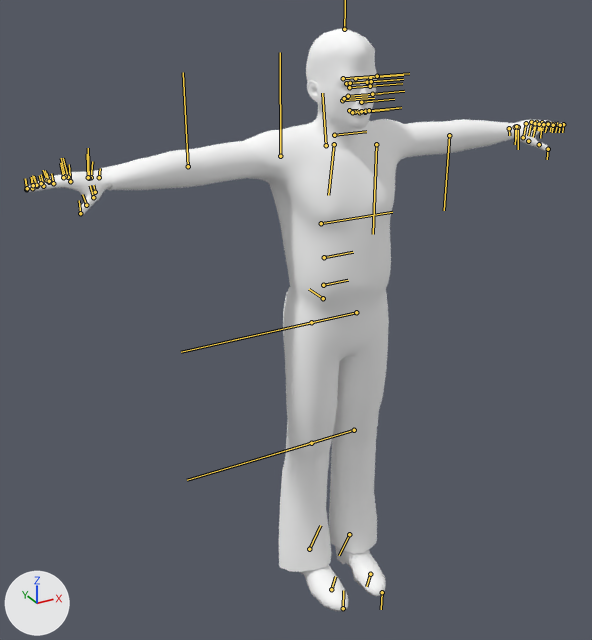
Two versions of the Blender file Trunk/Assets/Animations/Posing.blend, one commit apart.
Before and after are seen from a 50 mm camera at (-1.269, -2.091, 2.038) aimed at (-0.113, 0.01, 0.987). Arrows for +X, +Y and +Z are at lower left; the lights stay in place. The bones that bend it are drawn over the model as lines.

Names of what the first picture shows: 'H_DDS_MidRes'.
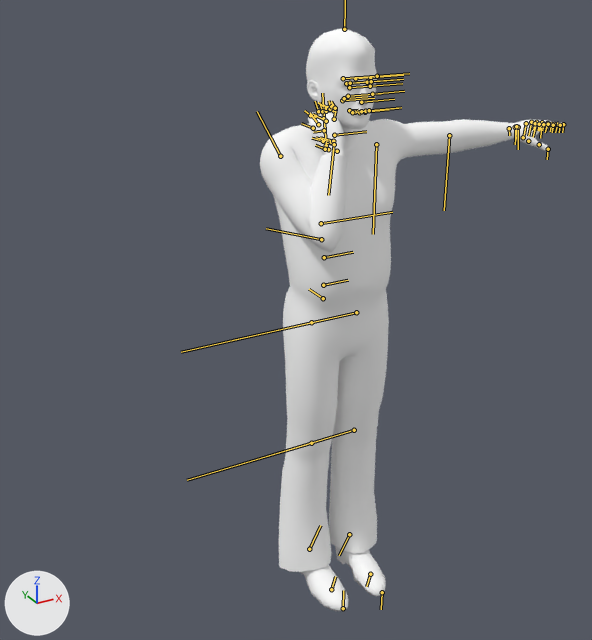
The newer file adds an action. The first version stands in its rest pose; the second is drawn at frame 20 of the action 'touchthroat'.

Where the change shows, as pixel boxes [x1, y1, x2, y2] in the pictures (592 x 640 px):
```json
{"object": "H_DDS_MidRes", "change": "posed", "before": [27, 29, 565, 611], "after": [260, 29, 565, 611], "on screen": "43% narrower"}
{"bone": "RightArm", "before": "(280, 156) to (280, 52)", "after": "(280, 156) to (257, 111)"}
{"bone": "RightForeArm", "before": "(188, 166) to (183, 72)", "after": "(321, 239) to (266, 228)"}
{"bone": "RightHand", "before": "(99, 177) to (100, 168)", "after": "(337, 151) to (332, 150)"}
{"bone": "RightHandThumb2", "before": "(93, 197) to (90, 185)", "after": "(325, 149) to (315, 145)"}
{"bone": "RightHandThumb3", "before": "(86, 205) to (82, 194)", "after": "(323, 141) to (312, 138)"}
{"bone": "RightHandIndex1", "before": "(70, 181) to (69, 164)", "after": "(313, 128) to (301, 123)"}
{"bone": "RightHandIndex2", "before": "(53, 183) to (51, 173)", "after": "(310, 115) to (304, 110)"}
{"bone": "RightHandIndex3", "before": "(43, 186) to (41, 174)", "after": "(315, 116) to (311, 114)"}
{"bone": "RightHandMiddle1", "before": "(68, 177) to (63, 158)", "after": "(318, 124) to (310, 113)"}
{"bone": "RightHandMiddle2", "before": "(49, 182) to (45, 170)", "after": "(318, 111) to (315, 101)"}
{"bone": "RightHandRing1", "before": "(65, 176) to (61, 158)", "after": "(326, 121) to (313, 114)"}
{"bone": "RightHandRing2", "before": "(47, 180) to (43, 170)", "after": "(326, 108) to (318, 102)"}
{"bone": "RightHandPinky1", "before": "(63, 177) to (60, 163)", "after": "(334, 119) to (336, 109)"}
{"bone": "RightHandPinky2", "before": "(49, 181) to (46, 173)", "after": "(330, 109) to (329, 101)"}
{"bone": "RightHandPinky3", "before": "(41, 183) to (39, 175)", "after": "(331, 106) to (328, 100)"}
```

Edits to the scene script, one JSON object a line:
```json
{"block": "bone_rightarm", "where": "bone_rightarm = bpy.data.objects['Reference'].pose.bones['RightArm']  # child of 'RightShoulder'"}
{"op": "set", "path": "bone_rightarm.rotation_quaternion", "old": "(1.0, 0.0, 0.0, 0.0)", "new": "(0.677, -0.063, 0.573, -0.458)", "note": "degrees (0, 0, 0) -> degrees (-61, 46, -96)"}
{"block": "bone_rightforearm", "where": "bone_rightforearm = bpy.data.objects['Reference'].pose.bones['RightForeArm']  # child of 'RightArm'"}
{"op": "set", "path": "bone_rightforearm.rotation_quaternion", "old": "(1.0, 0.0, 0.0, 0.0)", "new": "(0.346, 0.049, 0.907, 0.228)", "note": "degrees (0, 0, 0) -> degrees (-34, 143, -18)"}
{"block": "bone_righthand", "where": "bone_righthand = bpy.data.objects['Reference'].pose.bones['RightHand']  # child of 'RightForeArm'"}
{"op": "set", "path": "bone_righthand.rotation_quaternion", "old": "(1.0, 0.0, 0.0, 0.0)", "new": "(0.977, 0.021, 0.212, -0.01)", "note": "degrees (0, 0, 0) -> degrees (2, 24, -1)"}
{"block": "bone_righthandthumb2", "where": "bone_righthandthumb2 = bpy.data.objects['Reference'].pose.bones['RightHandThumb2']  # child of 'RightHandThumb1'"}
{"op": "set", "path": "bone_righthandthumb2.rotation_quaternion", "old": "(1.0, 0.0, 0.0, 0.0)", "new": "(0.981, -0.014, -0.19, -0.024)", "note": "degrees (0, 0, 0) -> degrees (-1, -22, -3)"}
{"block": "bone_righthandthumb3", "where": "bone_righthandthumb3 = bpy.data.objects['Reference'].pose.bones['RightHandThumb3']  # child of 'RightHandThumb2'"}
{"op": "set", "path": "bone_righthandthumb3.rotation_quaternion", "old": "(1.0, 0.0, 0.0, 0.0)", "new": "(0.965, -0.116, -0.237, 0.008)", "note": "degrees (0, 0, 0) -> degrees (-15, -27, 5)"}
{"block": "bone_righthandindex1", "where": "bone_righthandindex1 = bpy.data.objects['Reference'].pose.bones['RightHandIndex1']  # child of 'RightHandIndex0'"}
{"op": "set", "path": "bone_righthandindex1.rotation_quaternion", "old": "(1.0, 0.0, 0.0, 0.0)", "new": "(0.993, -0.073, 0.036, -0.086)", "note": "degrees (0, 0, 0) -> degrees (-9, 3, -10)"}
{"block": "bone_righthandindex2", "where": "bone_righthandindex2 = bpy.data.objects['Reference'].pose.bones['RightHandIndex2']  # child of 'RightHandIndex1'"}
{"op": "set", "path": "bone_righthandindex2.rotation_quaternion", "old": "(1.0, 0.0, 0.0, 0.0)", "new": "(0.848, -0.137, 0.149, -0.489)", "note": "degrees (0, 0, 0) -> degrees (-22, 7, -61)"}
{"block": "bone_righthandindex3", "where": "bone_righthandindex3 = bpy.data.objects['Reference'].pose.bones['RightHandIndex3']  # child of 'RightHandIndex2'"}
{"op": "set", "path": "bone_righthandindex3.rotation_quaternion", "old": "(1.0, 0.0, 0.0, 0.0)", "new": "(0.944, -0.21, 0.066, -0.247)", "note": "degrees (0, 0, 0) -> degrees (-25, 1, -30)"}
{"block": "bone_righthandmiddle1", "where": "bone_righthandmiddle1 = bpy.data.objects['Reference'].pose.bones['RightHandMiddle1']  # child of 'RightFingerBase'"}
{"op": "set", "path": "bone_righthandmiddle1.rotation_quaternion", "old": "(1.0, 0.0, 0.0, 0.0)", "new": "(0.985, 0.11, 0.02, -0.13)", "note": "degrees (0, 0, 0) -> degrees (12, 4, -15)"}
{"block": "bone_righthandmiddle2", "where": "bone_righthandmiddle2 = bpy.data.objects['Reference'].pose.bones['RightHandMiddle2']  # child of 'RightHandMiddle1'"}
{"op": "set", "path": "bone_righthandmiddle2.rotation_quaternion", "old": "(1.0, 0.0, 0.0, 0.0)", "new": "(0.927, -0.014, -0.017, -0.375)", "note": "degrees (0, 0, 0) -> degrees (-1, -2, -44)"}
{"block": "bone_righthandring1", "where": "bone_righthandring1 = bpy.data.objects['Reference'].pose.bones['RightHandRing1']  # child of 'RightFingerBase'"}
{"op": "set", "path": "bone_righthandring1.rotation_quaternion", "old": "(1.0, 0.0, 0.0, 0.0)", "new": "(0.99, -0.092, 0.024, -0.103)", "note": "degrees (0, 0, 0) -> degrees (-11, 2, -12)"}
{"block": "bone_righthandring2", "where": "bone_righthandring2 = bpy.data.objects['Reference'].pose.bones['RightHandRing2']  # child of 'RightHandRing1'"}
{"op": "set", "path": "bone_righthandring2.rotation_quaternion", "old": "(1.0, 0.0, 0.0, 0.0)", "new": "(0.879, -0.132, 0.254, -0.381)", "note": "degrees (0, 0, 0) -> degrees (-27, 20, -52)"}
{"block": "bone_righthandpinky1", "where": "bone_righthandpinky1 = bpy.data.objects['Reference'].pose.bones['RightHandPinky1']  # child of 'RightHandPinky0'"}
{"op": "set", "path": "bone_righthandpinky1.rotation_quaternion", "old": "(1.0, 0.0, 0.0, 0.0)", "new": "(0.905, 0.407, 0.102, -0.067)", "note": "degrees (0, 0, 0) -> degrees (48, 14, -2)"}
{"block": "bone_righthandpinky2", "where": "bone_righthandpinky2 = bpy.data.objects['Reference'].pose.bones['RightHandPinky2']  # child of 'RightHandPinky1'"}
{"op": "set", "path": "bone_righthandpinky2.rotation_quaternion", "old": "(1.0, 0.0, 0.0, 0.0)", "new": "(0.937, -0.125, -0.23, -0.233)", "note": "degrees (0, 0, 0) -> degrees (-8, -29, -26)"}
{"block": "bone_righthandpinky3", "where": "bone_righthandpinky3 = bpy.data.objects['Reference'].pose.bones['RightHandPinky3']  # child of 'RightHandPinky2'"}
{"op": "set", "path": "bone_righthandpinky3.rotation_quaternion", "old": "(1.0, 0.0, 0.0, 0.0)", "new": "(0.933, -0.25, 0.006, -0.26)", "note": "degrees (0, 0, 0) -> degrees (-28, -7, -29)"}
```
